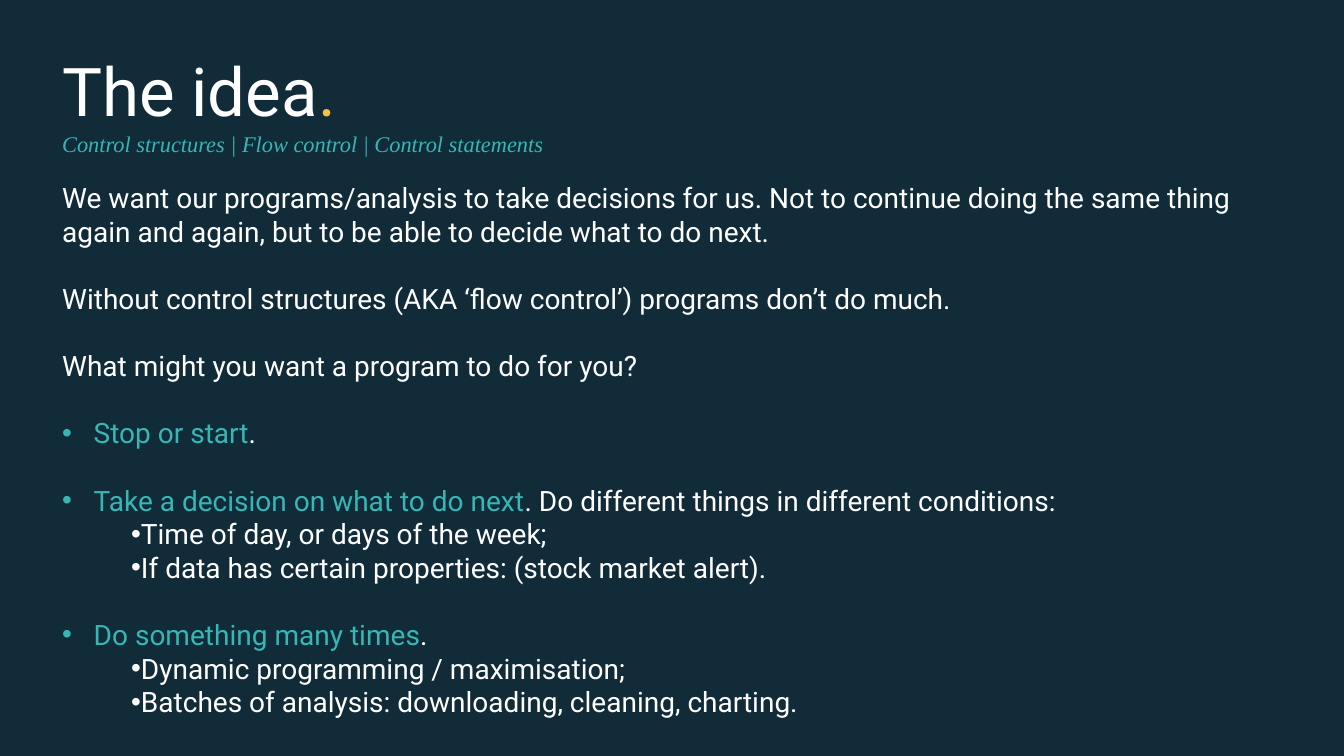
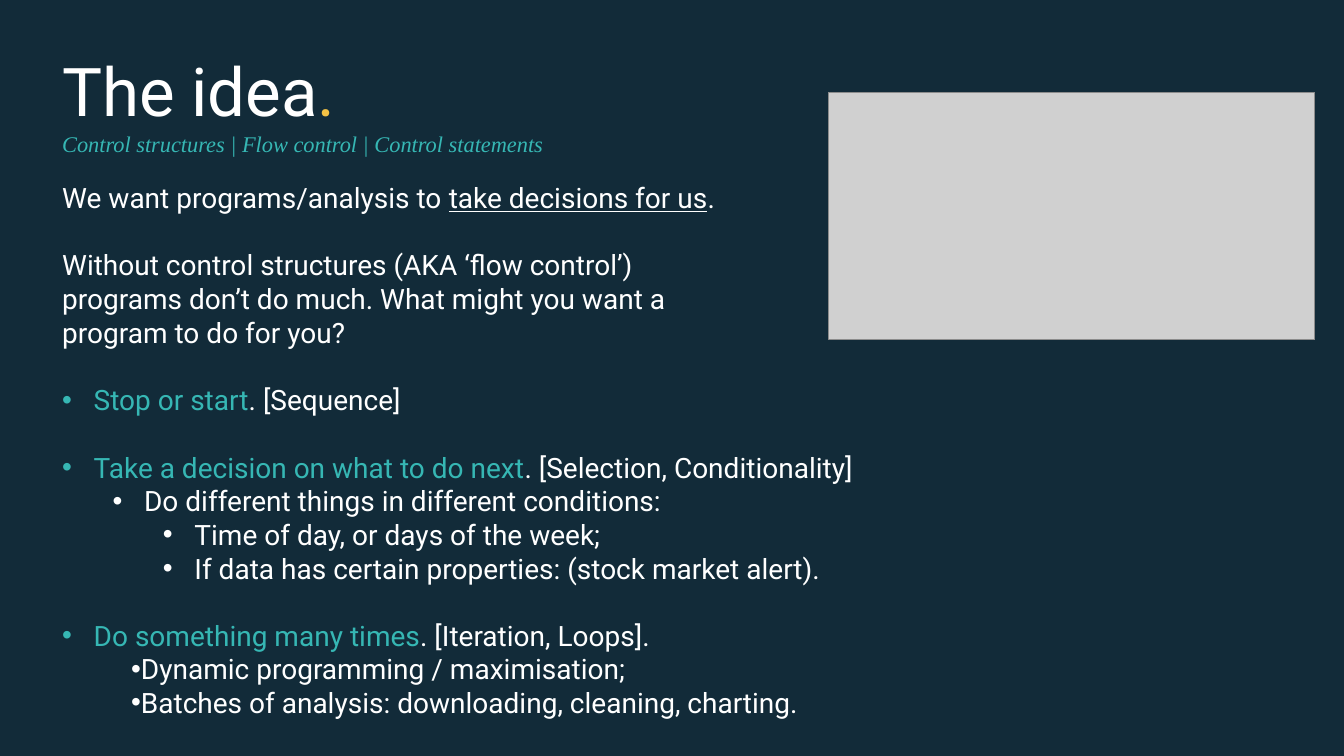
Before and after one commit to EconomicsObservatory/courses, a slide deck: slide 3 of 3/s3_Accessing_data_programmatically.pptx (slide 4 before the commit). Drawn at 1344x756 pixels with LibreOffice and Linux fonts; fonts in the diff are those of the drawing; grey boxes stand for pictures. Boxes give left, top, right and bottom in pixels: in the first picture for what was removed or moved away, otherwise in the second. Text is boxed around its words. In the diff, an @@ line names an element or a change of style, - is before the commit and + after.

```diff
--- a/3/s3_Accessing_data_programmatically.pptx
+++ b/3/s3_Accessing_data_programmatically.pptx
@@ picture added at [829,93,1315,341] @@
@@ text at [62,186,715,349]: text changed @@
-We want our programs/analysis to take decisions for us. Not to continue doing the same thing again and again, but to be able to decide what to do next.
-Without control structures (AKA ‘flow control’) programs don’t do much.
-What might you want a program to do for you?
-• Stop or start.
-• Take a decision on what to do next. Do different things in different conditions:
-• Time of day, or days of the week;
-• If data has certain properties: (stock market alert).
-• Do something many times.
-• Dynamic programming / maximisation;
-• Batches of analysis: downloading, cleaning, charting.
+We want programs/analysis to take decisions for us.
+Without control structures (AKA ‘flow control’) programs don’t do much. What might you want a program to do for you?
@@ text added at [94,387,852,719], 20 pt, text #FFFFFF @@
+• Stop or start. [Sequence]
+• Take a decision on what to do next. [Selection, Conditionality]
+  • Do different things in different conditions:
+    • Time of day, or days of the week;
+    • If data has certain properties: (stock market alert).
+• Do something many times. [Iteration, Loops].
+• Dynamic programming / maximisation;
+• Batches of analysis: downloading, cleaning, charting.
```
Also in this commit, not shown: 3 other slides changed, 4 slides added, 3 slides removed, 6 other files.
